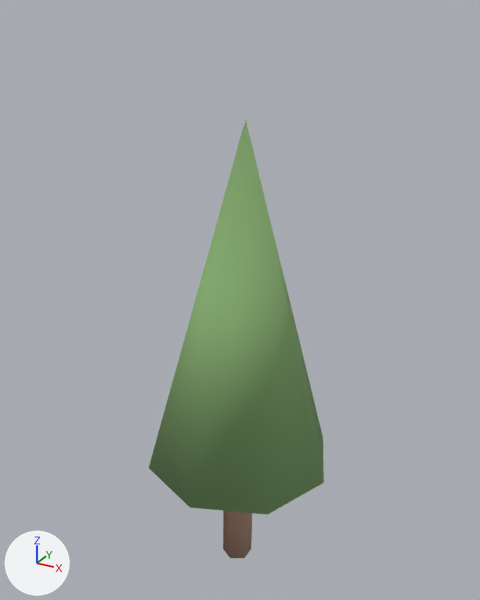
The glTF model prototype/assets/models/terrain/ambient_tree_2.glb, before and after one commit.
Before and after are seen from a 50 mm lens placed at (2.18, -3.94, 4.36), pointed at (-0.03, 0.07, 2.35). The lights are fixed; the arrows at lower left show +X, +Y and +Z. The first picture is the older version.

The first picture shows 'ambient_tree_2'.
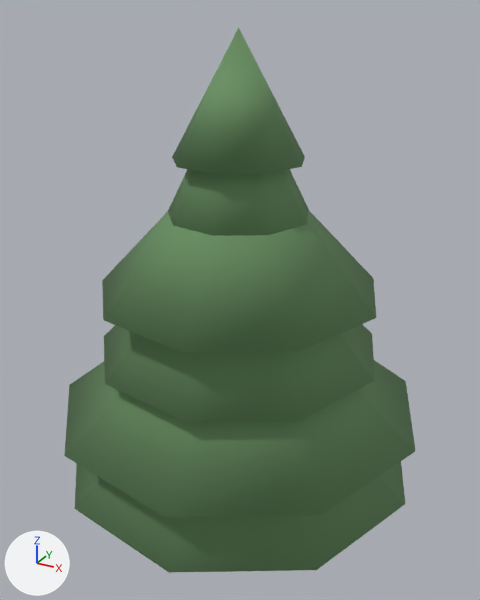
Where the change shows, as pixel boxes (x1, y1, x2, y2) in the pictures (480 x 600 px):
'ambient_tree_2', reshaped (101% wider, 24% taller): before (149, 119, 324, 558); after (64, 28, 416, 573)
part 1 of me_ambient_tree_2_mesh, added (green): after (75, 461, 405, 573)
part 2 of me_ambient_tree_2_mesh, added (green): after (64, 360, 416, 517)
part 3 of me_ambient_tree_2_mesh, added (green): after (104, 324, 375, 422)
part 4 of me_ambient_tree_2_mesh, added (green): after (102, 211, 376, 352)
part 5 of me_ambient_tree_2_mesh, added (green): after (168, 169, 309, 236)
part 6 of me_ambient_tree_2_mesh, added (green): after (172, 28, 305, 174)
part 7 of me_ambient_tree_2_mesh, deleted (beige): before (223, 511, 252, 558)
part 8 of me_ambient_tree_2_mesh, deleted (green): before (149, 119, 324, 515)

The change, as a diff of the scene's bpy script:
```diff
--- a/prototype/assets/models/terrain/ambient_tree_2.glb.py
+++ b/prototype/assets/models/terrain/ambient_tree_2.glb.py
@@ mat_ambient_tree_2_mat1 @@
+mat_ambient_tree_2_mat1 = principled_material('ambient_tree_2_mat1')
+mat_ambient_tree_2_mat1.base_color = (0.14, 0.28, 0.12)  # green #699061
+mat_ambient_tree_2_mat1.roughness = 0.85
@@ mat_ambient_tree_2_mat0 @@
+mat_ambient_tree_2_mat0 = principled_material('ambient_tree_2_mat0')
+mat_ambient_tree_2_mat0.base_color = (0.28, 0.2, 0.14)  # brown #907c69
+mat_ambient_tree_2_mat0.roughness = 0.95
@@ me_ambient_tree_2_mesh @@
 # used by ob_ambient_tree_2; location = (0.0, 0.0, 0.0)
-me_ambient_tree_2_mesh.from_pydata(...)  # 21 vertices, 34 faces; spans x -0.73..0.75, y -0.76..0.73, z 0.0..3.7
-me_ambient_tree_2_mesh.materials.append(mat_ambient_tree_2_structural_mat)  # beige #ad8a74
-me_ambient_tree_2_mesh.materials.append(mat_ambient_tree_2_armor_mat)  # green #84ab6f
+me_ambient_tree_2_mesh.from_pydata(...)  # 114 vertices, 200 faces; spans x -1.32..1.4, y -1.38..1.38, z 0.0..4.25
+# me_ambient_tree_2_mesh part 1: a new loose piece, a 9-sided cut cone along z (radius 1.38 at the low end, 0.35 at the high end) spanning x -1.3..1.38, y -1.36..1.36, z 1.06..1.89, in mat_ambient_tree_2_mat1 (green #699061)
+# me_ambient_tree_2_mesh part 2: a new loose piece, a 9-sided cut cone along z (radius 1.4 at the low end, 0.35 at the high end) spanning x -1.32..1.4, y -1.38..1.38, z 1.53..2.36, in mat_ambient_tree_2_mat1 (green #699061)
+# me_ambient_tree_2_mesh part 3: a new loose piece, a 9-sided cut cone along z (radius 1.07 at the low end, 0.27 at the high end) spanning x -1.01..1.07, y -1.05..1.05, z 2.01..2.83, in mat_ambient_tree_2_mat1 (green #699061)
+# me_ambient_tree_2_mesh part 4: a new loose piece, a 9-sided cut cone along z (radius 1.04 at the low end, 0.26 at the high end) spanning x -0.98..1.04, y -1.03..1.03, z 2.48..3.31, in mat_ambient_tree_2_mat1 (green #699061)
+# me_ambient_tree_2_mesh part 5: a new loose piece, a 9-sided cut cone along z (radius 0.56 at the low end, 0.14 at the high end) spanning x -0.52..0.56, y -0.55..0.55, z 2.95..3.78, in mat_ambient_tree_2_mat1 (green #699061)
+# me_ambient_tree_2_mesh part 6: a new loose piece, a 9-sided cone pointing to +z spanning x -0.44..0.46, y -0.46..0.46, z 3.42..4.25, in mat_ambient_tree_2_mat1 (green #699061)
+# me_ambient_tree_2_mesh part 7: the loose piece of 12 vertices spanning x -0.12..0.12, y -0.14..0.11, z 0.0..1.04 is deleted
+# me_ambient_tree_2_mesh part 8: the loose piece of 9 vertices spanning x -0.73..0.75, y -0.76..0.73, z 1.02..3.7 is deleted
+# other edits to the shape of me_ambient_tree_2_mesh do not show in these pictures
+me_ambient_tree_2_mesh.materials.append(mat_ambient_tree_2_mat0)  # brown #907c69
+me_ambient_tree_2_mesh.materials.append(mat_ambient_tree_2_mat1)  # green #699061
```
